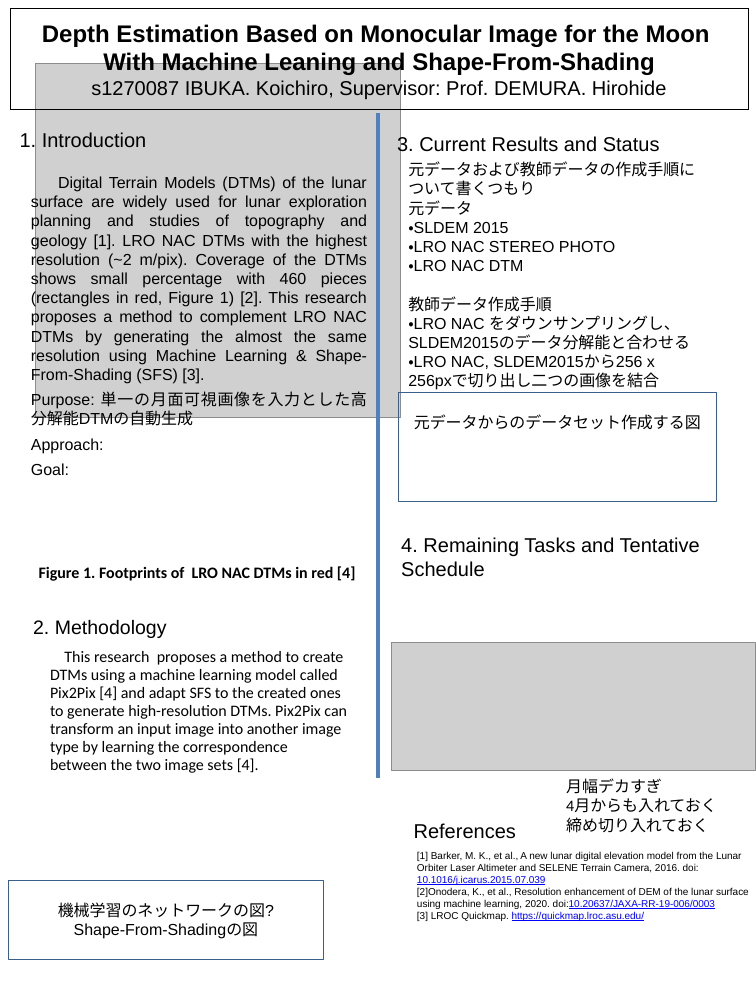
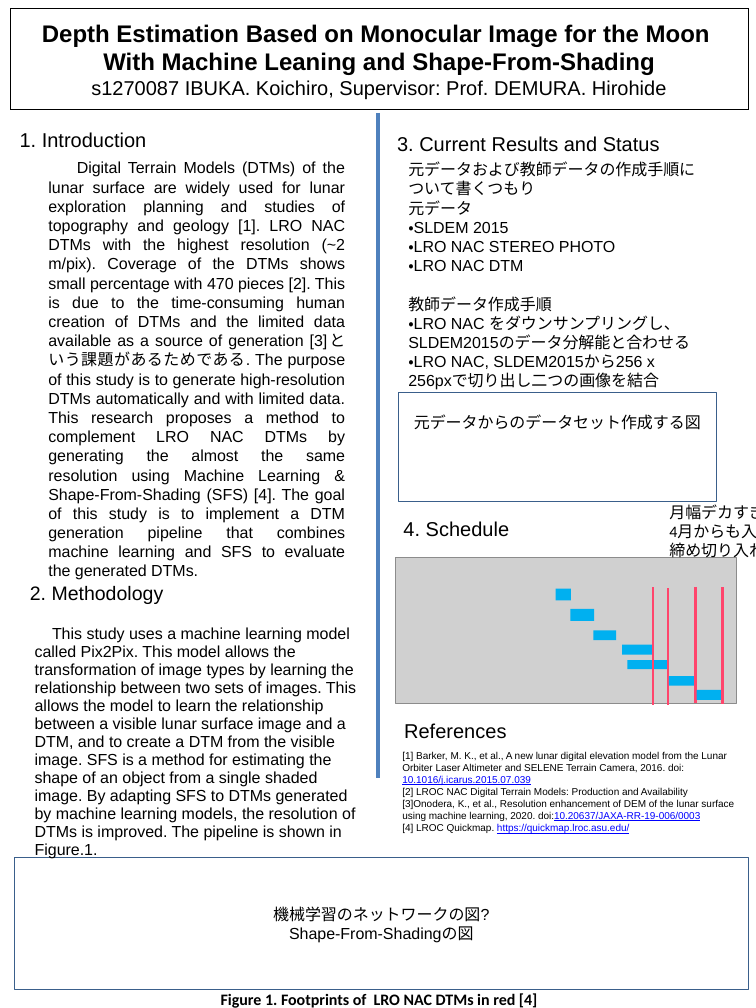
Before and after one commit to hesperu/Graduation_Research, a slide deck: slide 1 of mid_poster/mid_poster_en.pptx. Drawn at 756x1008 pixels with LibreOffice and Linux fonts; fonts in the diff are those of the drawing; grey boxes stand for pictures. Boxes give left, top, right and bottom in pixels: in the first picture for what was removed or moved away, otherwise in the second. Text is boxed around its words. In the diff, an @@ line names an element or a change of style, - is before the commit and + after.

```diff
--- a/mid_poster/mid_poster_en.pptx
+++ b/mid_poster/mid_poster_en.pptx
@@ picture removed at (36,63,400,418) @@
@@ text at (48,161,346,580): text changed @@
-Digital Terrain Models (DTMs) of the lunar surface are widely used for lunar exploration planning and studies of topography and geology [1]. LRO NAC DTMs with the highest resolution (~2 m/pix). Coverage of the DTMs shows small percentage with 460 pieces (rectangles in red, Figure 1) [2]. This research proposes a method to complement LRO NAC DTMs by generating the almost the same resolution using Machine Learning & Shape-From-Shading (SFS) [3].
-Purpose: 単一の月面可視画像を入力とした高分解能DTMの自動生成
-Approach:
-Goal:
+Digital Terrain Models (DTMs) of the lunar surface are widely used for lunar exploration planning and studies of topography and geology [1]. LRO NAC DTMs with the highest resolution (~2 m/pix). Coverage of the DTMs shows small percentage with 470 pieces [2]. This is due to the time-consuming human creation of DTMs and the limited data available as a source of generation [3]という課題があるためである. The purpose of this study is to generate high-resolution DTMs automatically and with limited data. This research proposes a method to complement LRO NAC DTMs by generating the almost the same resolution using Machine Learning & Shape-From-Shading (SFS) [4]. The goal of this study is to implement a DTM generation pipeline that combines machine learning and SFS to evaluate the generated DTMs.
@@ text "月幅デカすぎ" rewrapped from (566,778,717,833) to (669,504,756,561) @@
@@ text at (403,521,509,537): text changed @@
-4. Remaining Tasks and Tentative Schedule
+4. Schedule
@@ text "2. Methodology": place and size @@
-text "2. Methodology" at (33,620,167,638)
+text "2. Methodology" at (30,586,164,604)
@@ picture added at (395,557,737,703) @@
@@ rectangle added at (556,588,571,600), fill #00B0F0 @@
@@ line added from (653, 588) to (653, 705), #FF456C 2.25 pt @@
@@ line added from (668, 588) to (668, 705), #FF456C 2.25 pt @@
@@ line added from (696, 587) to (696, 703), #FF456C 2.25 pt @@
@@ line added from (722, 588) to (722, 704), #FF456C 2.25 pt @@
@@ text at (35,627,356,859): text changed; font Calibri to Arial @@
-This research proposes a method to create DTMs using a machine learning model called Pix2Pix [4] and adapt SFS to the created ones to generate high-resolution DTMs. Pix2Pix can transform an input image into another image type by learning the correspondence between the two image sets [4].
+This study uses a machine learning model called Pix2Pix. This model allows the transformation of image types by learning the relationship between two sets of images. This allows the model to learn the relationship between a visible lunar surface image and a DTM, and to create a DTM from the visible image. SFS is a method for estimating the shape of an object from a single shaded image. By adapting SFS to DTMs generated by machine learning models, the resolution of DTMs is improved. The pipeline is shown in Figure.1.
@@ rectangle added at (570,609,594,621), fill #00B0F0 @@
@@ picture removed at (392,642,755,770) @@
@@ rectangle added at (593,630,616,640), fill #00B0F0 @@
@@ rectangle added at (622,644,653,654), fill #00B0F0 @@
@@ rectangle added at (627,660,667,669), fill #00B0F0 @@
@@ rectangle added at (669,676,696,685), fill #00B0F0 @@
@@ text "References": place and size @@
-text "References" at (414,823,516,839)
+text "References" at (404,723,506,739)
@@ rectangle added at (697,690,723,700), fill #00B0F0 @@
@@ text "[1] Barker, M. K., et ...": place and size @@
-text "[1] Barker, M. K., et ..." at (417,851,749,921)
+text "[1] Barker, M. K., et ..." at (402,751,734,834)
@@ text at (402,788,734,834): text changed @@
-[2]Onodera, K., et al., Resolution enhancement of DEM of the lunar surface using machine learning, 2020. doi:10.20637/JAXA-RR-19-006/0003
-[3] LROC Quickmap. https://quickmap.lroc.asu.edu/
+[2] LROC NAC Digital Terrain Models: Production and Availability
+[3]Onodera, K., et al., Resolution enhancement of DEM of the lunar surface using machine learning, 2020. doi:10.20637/JAXA-RR-19-006/0003
+[4] LROC Quickmap. https://quickmap.lroc.asu.edu/
@@ rectangle "機械学習のネットワークの図? Shape-From-Shadingの図": place and size @@
-rectangle "機械学習のネットワークの図? Shape-From-Shadingの図" at (9,881,324,959)
+rectangle "機械学習のネットワークの図? Shape-From-Shadingの図" at (14,858,748,989)
@@ text "Figure 1. Footprints of LRO ...": place and size @@
-text "Figure 1. Footprints of LRO ..." at (39,566,355,581)
+text "Figure 1. Footprints of LRO ..." at (221,993,537,1008)
```
Also in this commit, not shown: 4 other files.
